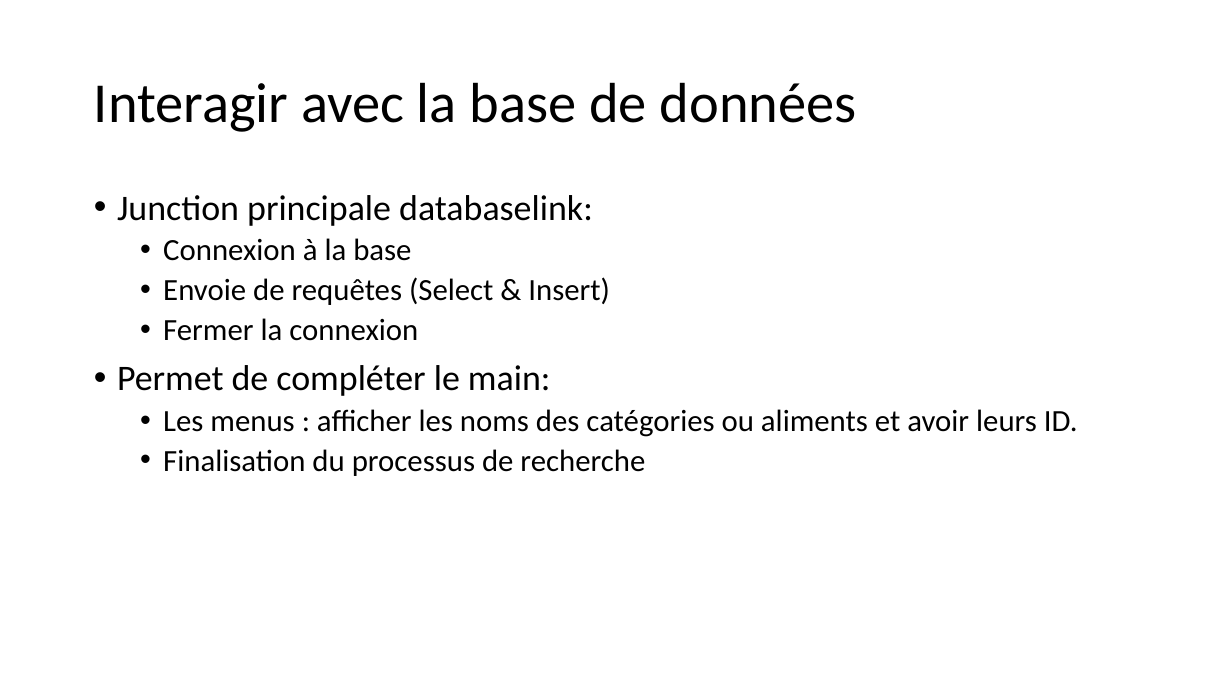
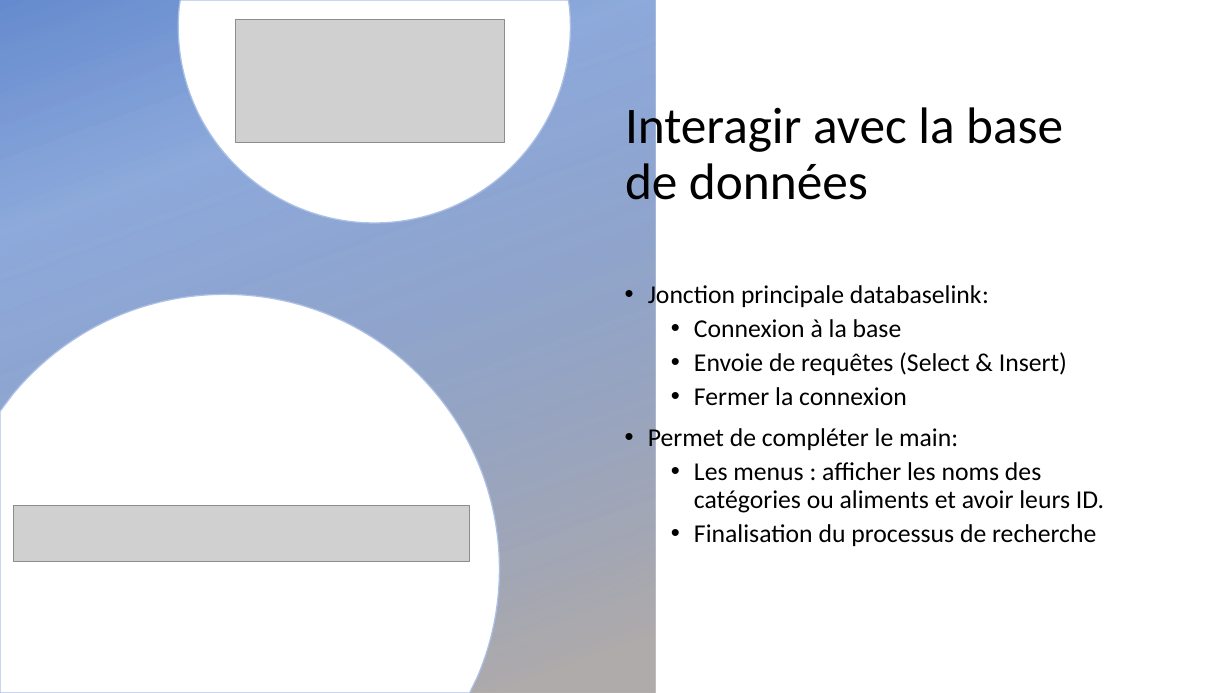
Before and after one commit to Baptiste68/P5, a slide deck: slide 8 of Projet5.pptx (slide 6 before the commit). Drawn at 1232x693 pixels with LibreOffice and Linux fonts; fonts in the diff are those of the drawing; grey boxes stand for pictures; background and template pictures are left out. Boxes give left, top, right and bottom in pixels: in the first picture for what was removed or moved away, otherwise in the second. Text is boxed around its words. In the diff, an @@ line names an element or a change of style, - is before the commit and + after.

```diff
--- a/Projet5.pptx
+++ b/Projet5.pptx
@@ rectangle added at <box>0,0,655,693</box>, fill gradient #4472C4 to #AFABAB @@
@@ freeform shape added at <box>178,0,570,223</box>, fill #FFFFFF, outline #AFABAB 1 pt @@
@@ picture added at <box>236,20,505,143</box> @@
@@ title "Interagir avec la base de ...": place and size @@
-title "Interagir avec la base de ..." at <box>94,82,857,132</box>
+title "Interagir avec la base de ..." at <box>625,101,1063,211</box>
@@ title "Interagir avec la base de ..." at <box>625,101,1063,211</box>: size 44 to 40 pt @@
@@ text "Jonction principale databaselink:": place and size @@
-text "Jonction principale databaselink:" at <box>117,195,1078,476</box>
+text "Jonction principale databaselink:" at <box>648,282,1104,546</box>
@@ text "Jonction principale databaselink:" at <box>648,282,1104,546</box>: vertical alignment top to middle @@
@@ freeform shape added at <box>0,295,500,693</box>, fill #FFFFFF, outline #AFABAB 1 pt @@
@@ text at <box>648,282,989,309</box>: text changed; size 28 to 20 pt @@
-• Junction principale databaselink:
+• Jonction principale databaselink:
@@ text at <box>648,319,1104,546</box>: size 24 to 20 pt in "Connexion à la base", "Envoie de requêtes (Select & Insert)", "Fermer la connexion", "Les menus : afficher les noms des ..." and 1 more places; size 28 to 20 pt in "Permet de compléter le main:" @@
@@ picture added at <box>13,506,470,563</box> @@
```
Also in this commit, not shown: 5 other slides changed, 4 slides added.
